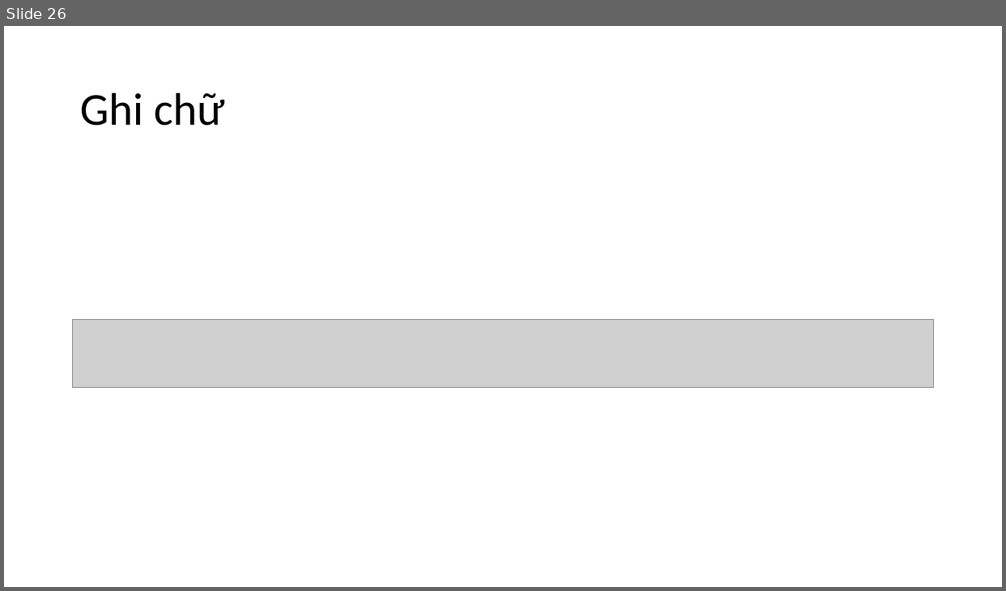
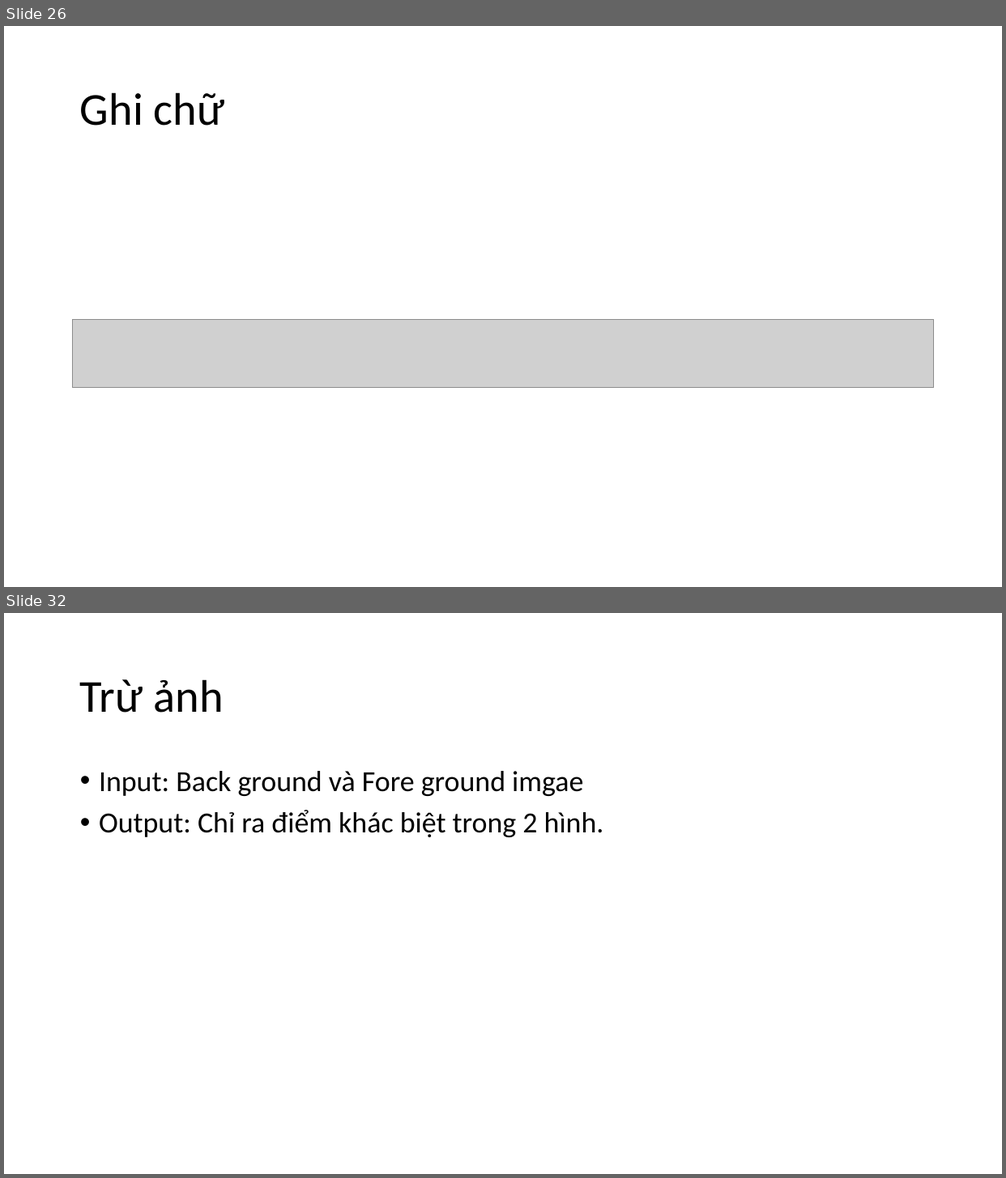
Before and after one commit to levinhhoang16/PyOpenCVCourse, a slide deck: Lecture/OpenCVCoban.pptx. Shown one above the other, each under a label of ours: slide 26 before the commit, slides 26 and 32 after it; the slides between them are not shown. The pictures are 1006x591 and 1006x1178 pixels, drawn with LibreOffice and Linux fonts; fonts in the diff are those of the drawing; grey boxes stand for pictures. Boxes give left, top, right and bottom in pixels: in the first picture for what was removed or moved away, otherwise in the second. Text is boxed around its words. In the diff, an @@ line names an element or a change of style, - is before the commit and + after.

Commit message:
Update lecture

```diff
--- a/Lecture/OpenCVCoban.pptx
+++ b/Lecture/OpenCVCoban.pptx
@@ slide 32 added at (4,613,1002,1174), background #FFFFFF @@
@@ title added at (80,679,223,713), 44 pt, text #000000 @@
+Trừ ảnh
@@ text added at (99,771,604,837), 28 pt, text #000000 @@
+• Input: Back ground và Fore ground imgae
+• Output: Chỉ ra điểm khác biệt trong 2 hình.
```
Also in this commit, not shown: 5 other slides added, 2 other files.
